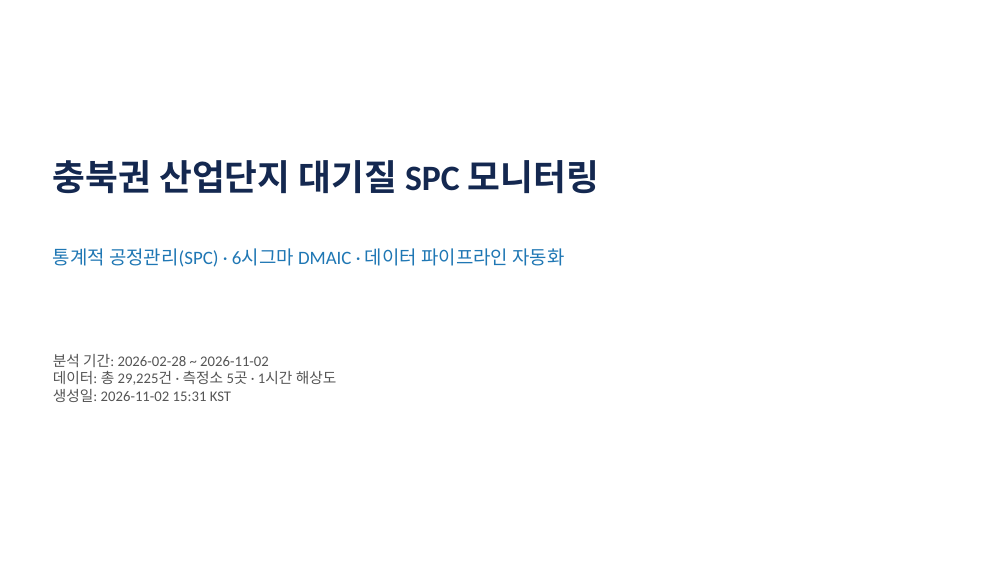
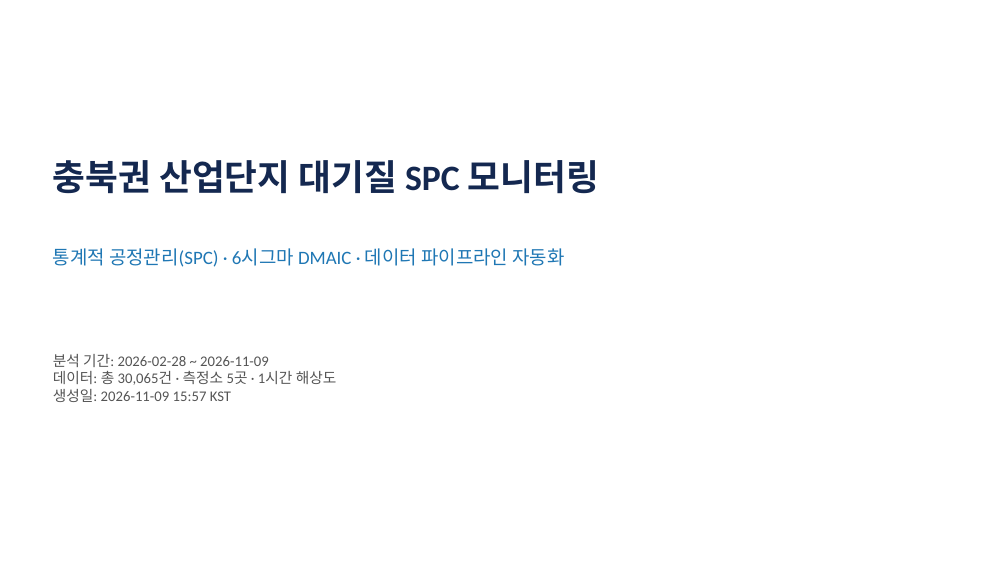
Before and after one commit to robinho0329/chungbuk-air-quality-monitor, a slide deck: slide 1 of reports/portfolio/latest.pptx. Drawn at 1008x567 pixels with LibreOffice and Linux fonts; fonts in the diff are those of the drawing. Boxes give left, top, right and bottom in pixels: in the first picture for what was removed or moved away, otherwise in the second. Text is boxed around its words. In the diff, an @@ line names an element or a change of style, - is before the commit and + after.

```diff
--- a/reports/portfolio/latest.pptx
+++ b/reports/portfolio/latest.pptx
@@ text at [53, 354, 337, 402]: text changed @@
-분석 기간: 2026-02-28 ~ 2026-11-02
-데이터: 총 29,225건 · 측정소 5곳 · 1시간 해상도
-생성일: 2026-11-02 15:31 KST
+분석 기간: 2026-02-28 ~ 2026-11-09
+데이터: 총 30,065건 · 측정소 5곳 · 1시간 해상도
+생성일: 2026-11-09 15:57 KST
```
Also in this commit, not shown: 1 other slide changed, 1 other file.
